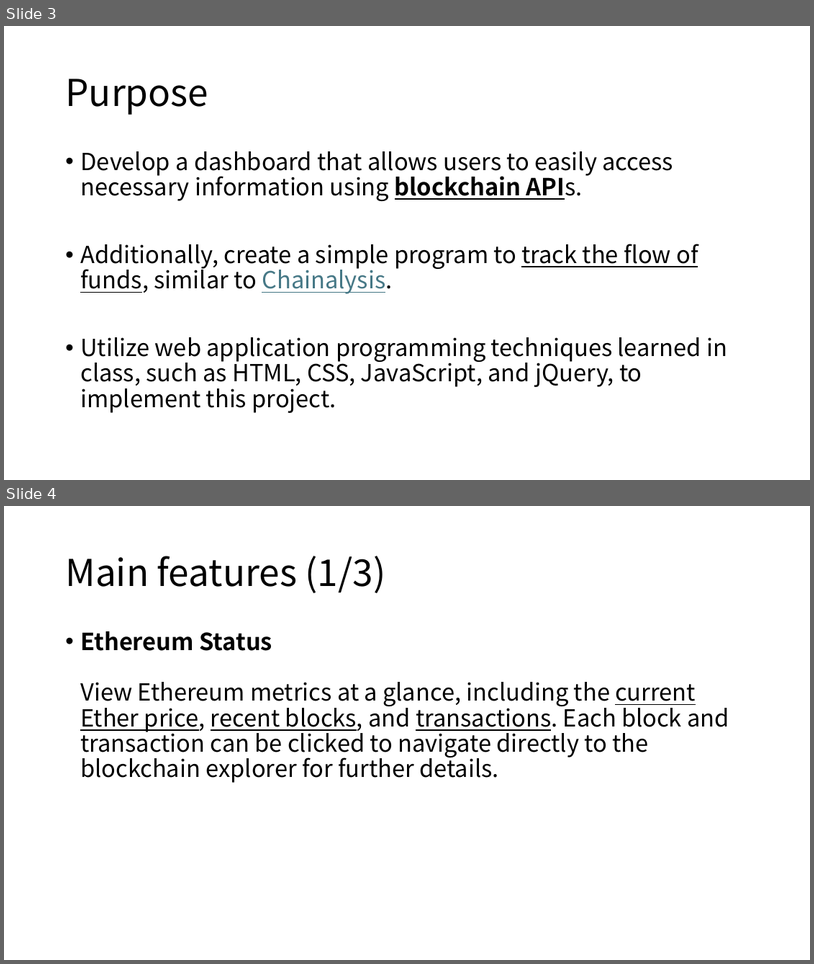
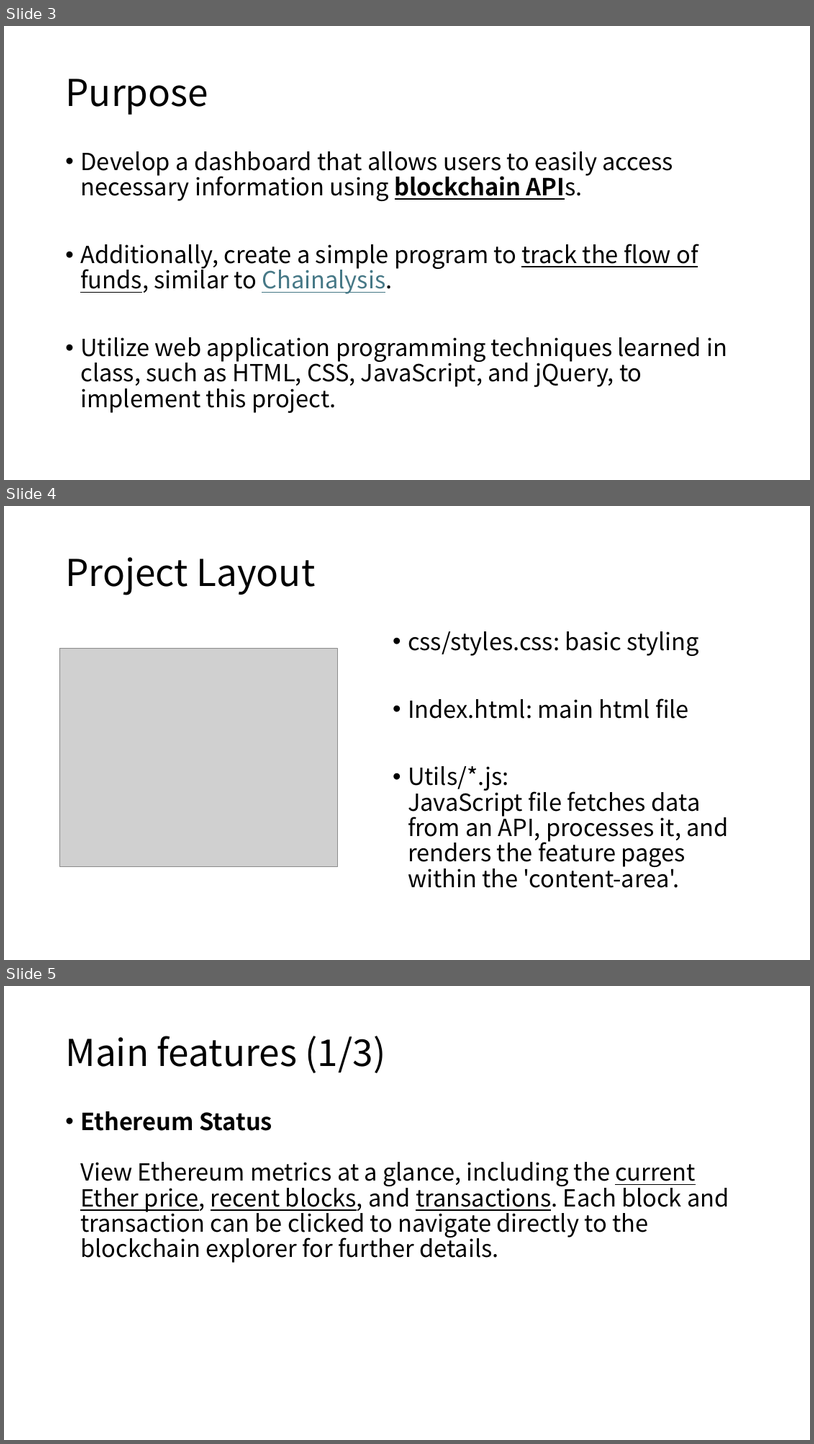
Before and after one commit to c0np4nn4/hostingtest, a slide deck: Final_Project_Presentation.pptx. Shown one above the other, each under a label of ours: slides 3 and 4 before the commit, slides 3, 4 and 5 after it. The pictures are 814x964 and 814x1444 pixels, drawn with LibreOffice and Linux fonts; fonts in the diff are those of the drawing; grey boxes stand for pictures. Boxes give left, top, right and bottom in pixels: in the first picture for what was removed or moved away, otherwise in the second. Text is boxed around its words. In the diff, an @@ line names an element or a change of style, - is before the commit and + after.

Commit message:
update: ppt

```diff
--- a/Final_Project_Presentation.pptx
+++ b/Final_Project_Presentation.pptx
@@ slide 4 added at (4, 506, 810, 960), background #FFFFFF @@
@@ title added at (65, 557, 315, 595), 44 pt, text #000000 @@
+Project Layout
@@ text added at (408, 631, 730, 888), 28 pt, text #000000 @@
+• css/styles.css: basic styling
+• Index.html: main html file
+• Utils/*.js:
+  JavaScript file fetches data from an API, processes it, and renders the feature pages within the 'content-area'.
@@ picture added at (59, 648, 338, 866) @@
@@ what was slide 4 is now slide 5 @@
```
